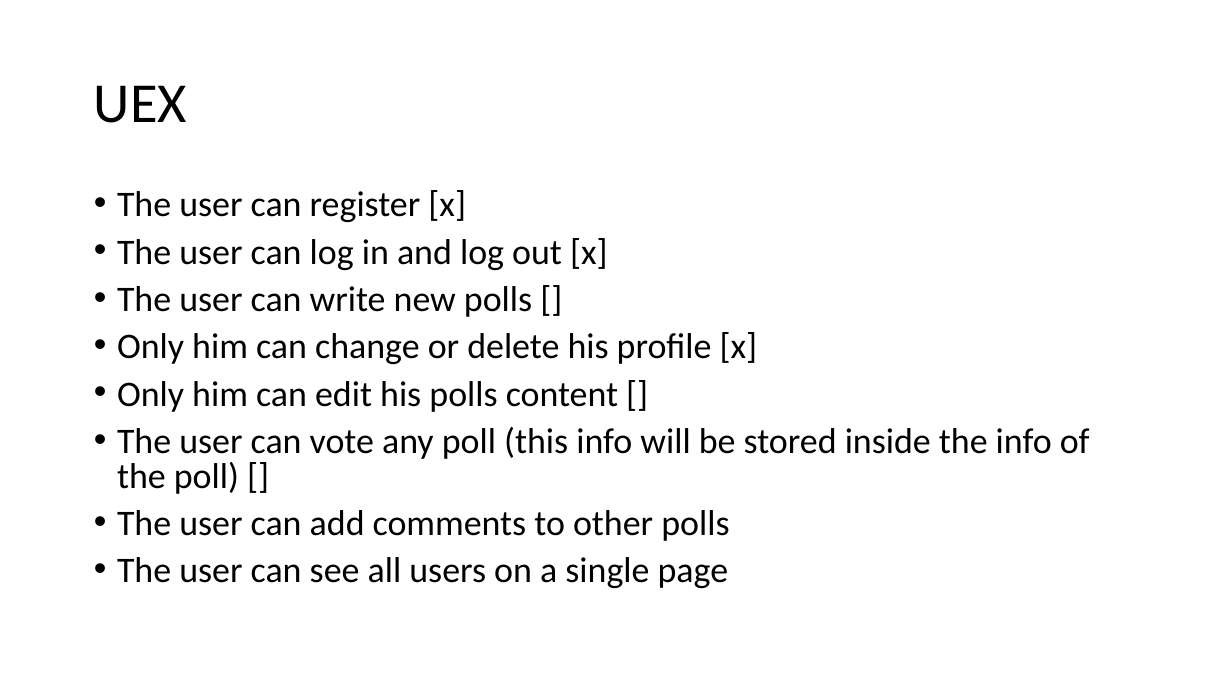
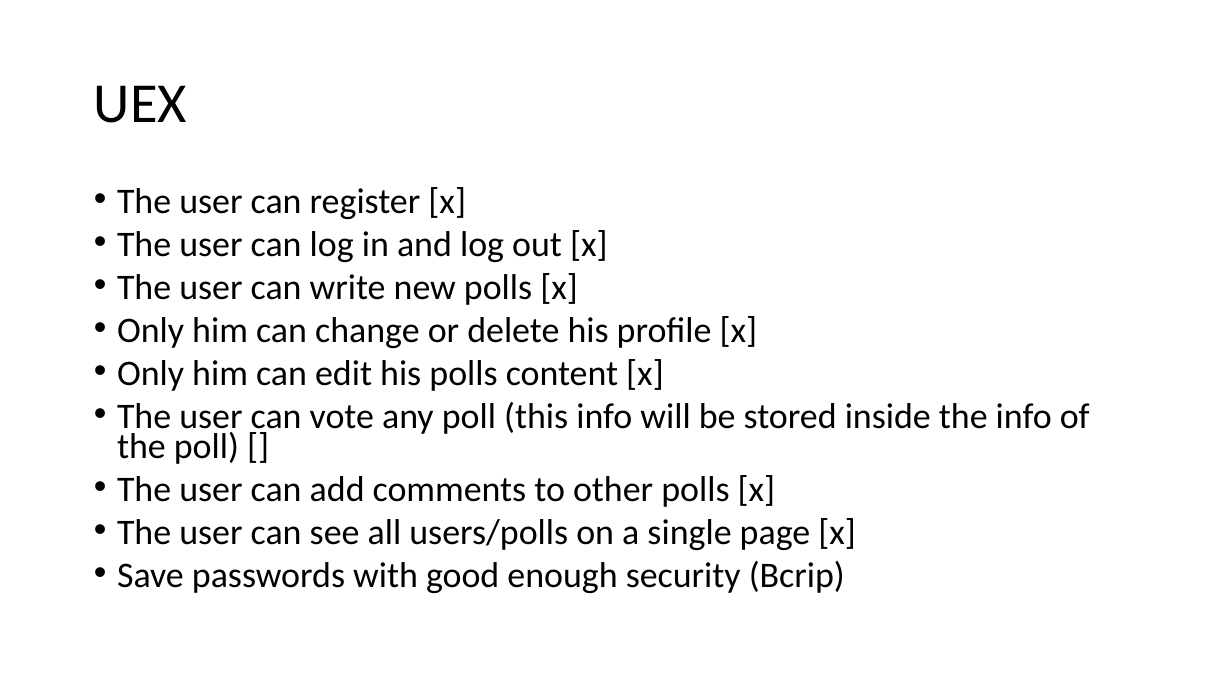
Before and after one commit to a-mar-se/DemocrApp, a slide deck: slide 2 of docs/DEMOCRAPP.pptx. Drawn at 1232x693 pixels with LibreOffice and Linux fonts; fonts in the diff are those of the drawing. Boxes give left, top, right and bottom in pixels: in the first picture for what was removed or moved away, otherwise in the second. Text is boxed around its words. In the diff, an @@ line names an element or a change of style, - is before the commit and + after.

```diff
--- a/docs/DEMOCRAPP.pptx
+++ b/docs/DEMOCRAPP.pptx
@@ text at [117, 187, 1090, 464]: line spacing 0.8 to 0.7 @@
@@ text at [117, 273, 578, 305]: text changed @@
-• The user can write new polls []
+• The user can write new polls [x]
@@ text at [117, 359, 664, 391]: text changed @@
-• Only him can edit his polls content []
+• Only him can edit his polls content [x]
@@ text at [117, 475, 856, 593]: text changed @@
-• The user can add comments to other polls
-• The user can see all users on a single page
+• The user can add comments to other polls [x]
+• The user can see all users/polls on a single page [x]
+• Save passwords with good enough security (Bcrip)
```
Also in this commit, not shown: 33 other files.
